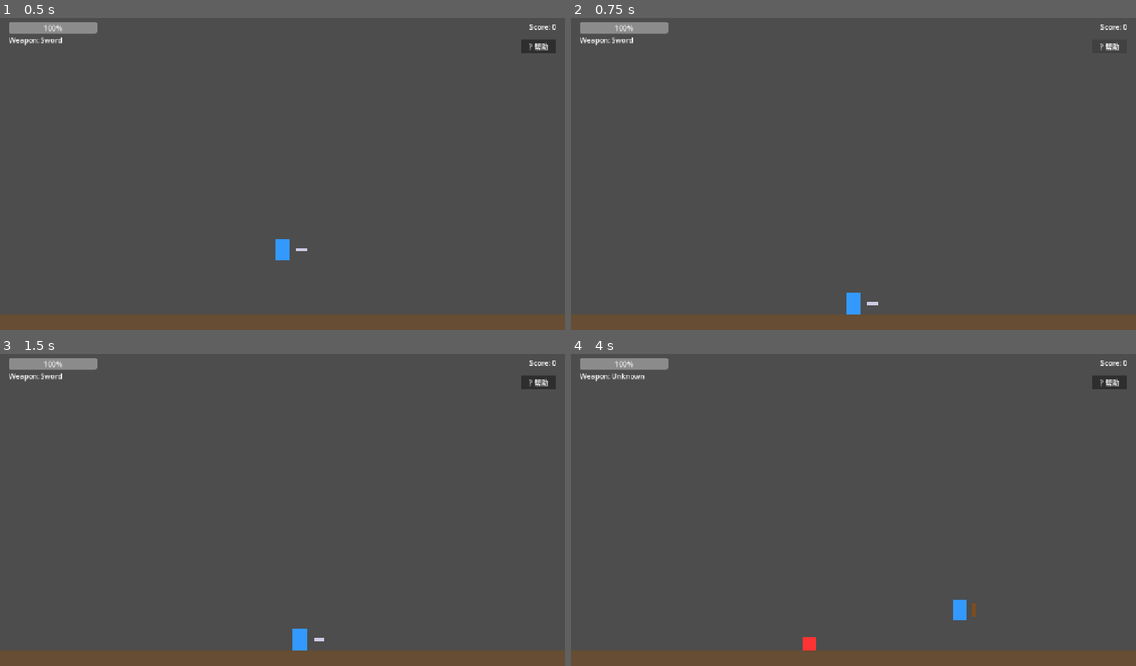
Above: before the commit, frames 1-4 (two rows, left to right).
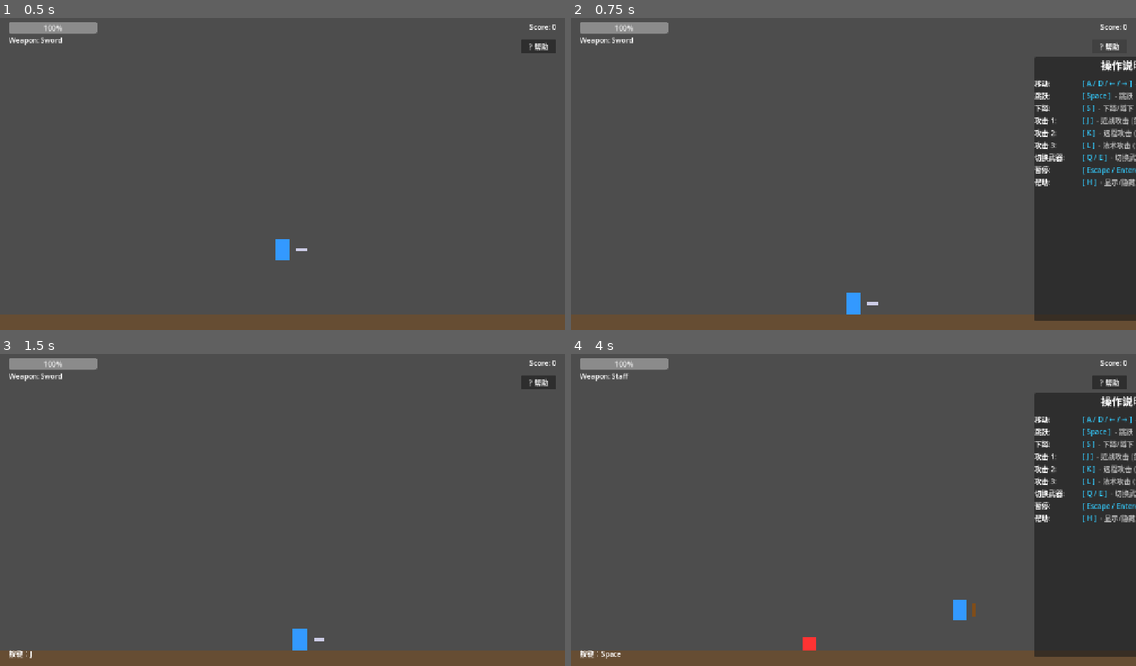
Above: after the commit, the same moments.

Repository: czlczlczl/just-attack
Game: Godot game, scene res://scenes/main.tscn
The game is run twice, just before and just after one commit, with the same random seed, the same clock (stepped at 60 frames per second) and the same inputs.
Inputs (mouse positions are in pixels of both pictures, inside the frame that each line leads up to):
- Up to frame 1 (0.5 s): no input
- Up to frame 2 (0.75 s): click "? 帮助" at 0.5 s
- Up to frame 3 (1.5 s): tap Enter at 1.25 s; move the mouse to (406, 491) at 1.27 s; hold D from 1.28 s (still down); tap J at 1.35 s; click (406, 491) at 1.42 s
- Up to frame 4 (4 s): tap Space at 1.52, 2.27, 3.77 s; move the mouse to (740, 522) at 2.02 s; tap K at 2.1 s; move the mouse to (910, 438) at 2.77 s; release D at 2.78 s; hold A 2.78-3.53 s; tap L at 2.85 s; move the mouse to (825, 572) at 3.52 s; hold D from 3.53 s (still down); tap Q at 3.6 s; click (825, 572) at 3.67 s

Frame 1 is identical in both runs. In frame 2, 15% of the frame differs, in the area x 82-100%, y 12-98%; in frame 3, less than 0.1%; in frame 4, 15%, in the area x 1-100%, y 6-98%.
Error before the commit: Parse Error: Invalid argument for "get_path_to()" function: argument 1 should be "Node" but is "String". (res://scripts/weapons/sword.gd:34)
Error after the commit: Invalid call. Nonexistent function 'add_animation' in base 'AnimationPlayer'. (res://scripts/weapons/sword.gd:47)

Commit message:
fix: add missing anim variable declaration in sword.gd

Diff:
--- a/scripts/weapons/bow.gd
+++ b/scripts/weapons/bow.gd
@@ -30,10 +30,8 @@
 	var anim = Animation.new()
 	anim.length = 0.2
 
-	# 获取 BowVisual 节点
-	var visual_path = get_path_to("BowVisual")
-	if visual_path.is_empty():
-		visual_path = "../BowVisual"
+	# 获取 BowVisual 节点路径
+	var visual_path = "BowVisual"
 
 	# 添加旋转轨道
 	var track_index = anim.add_track(Animation.TYPE_VALUE)
--- a/scripts/weapons/staff.gd
+++ b/scripts/weapons/staff.gd
@@ -24,10 +24,8 @@
 	var anim = Animation.new()
 	anim.length = 0.25
 
-	# 获取 StaffVisual 节点
-	var visual_path = get_path_to("StaffVisual")
-	if visual_path.is_empty():
-		visual_path = "../StaffVisual"
+	# 获取 StaffVisual 节点路径
+	var visual_path = "StaffVisual"
 
 	# 添加旋转轨道
 	var track_index = anim.add_track(Animation.TYPE_VALUE)
--- a/scripts/weapons/sword.gd
+++ b/scripts/weapons/sword.gd
@@ -30,10 +30,8 @@
 	var anim = Animation.new()
 	anim.length = 0.15
 
-	# 获取 SwordVisual 节点
-	var visual_path = get_path_to("SwordVisual")
-	if visual_path.is_empty():
-		visual_path = "../SwordVisual"
+	# 获取 SwordVisual 节点路径
+	var visual_path = "SwordVisual"
 
 	# 添加旋转轨道
 	var track_index = anim.add_track(Animation.TYPE_VALUE)
